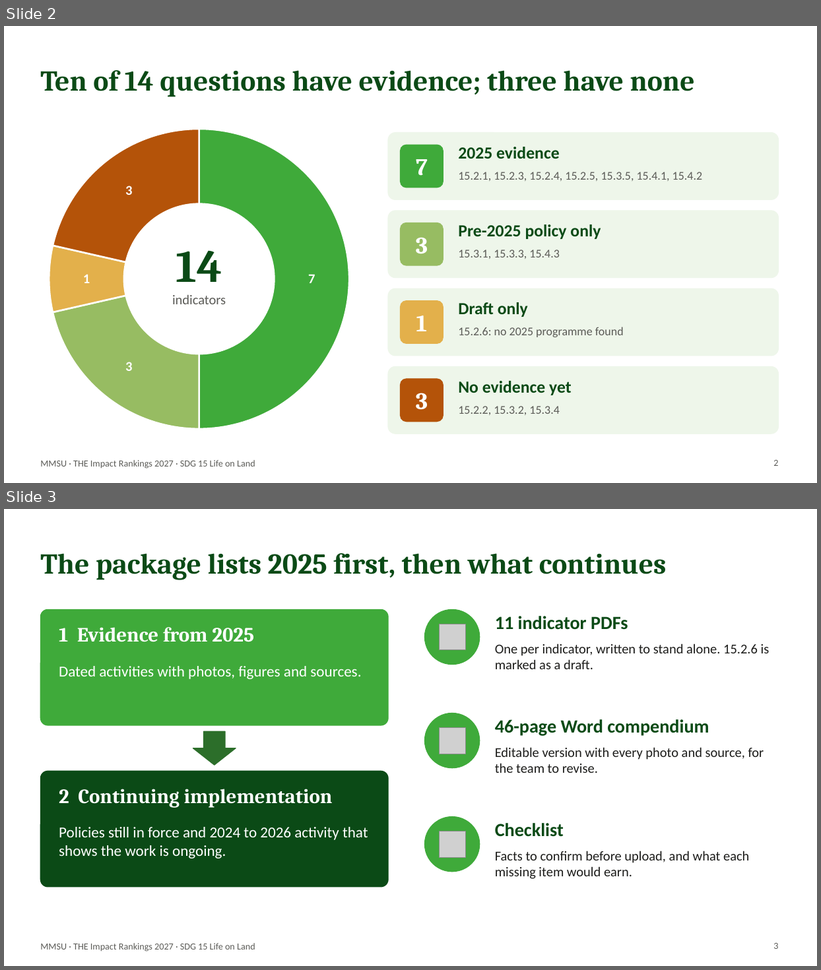
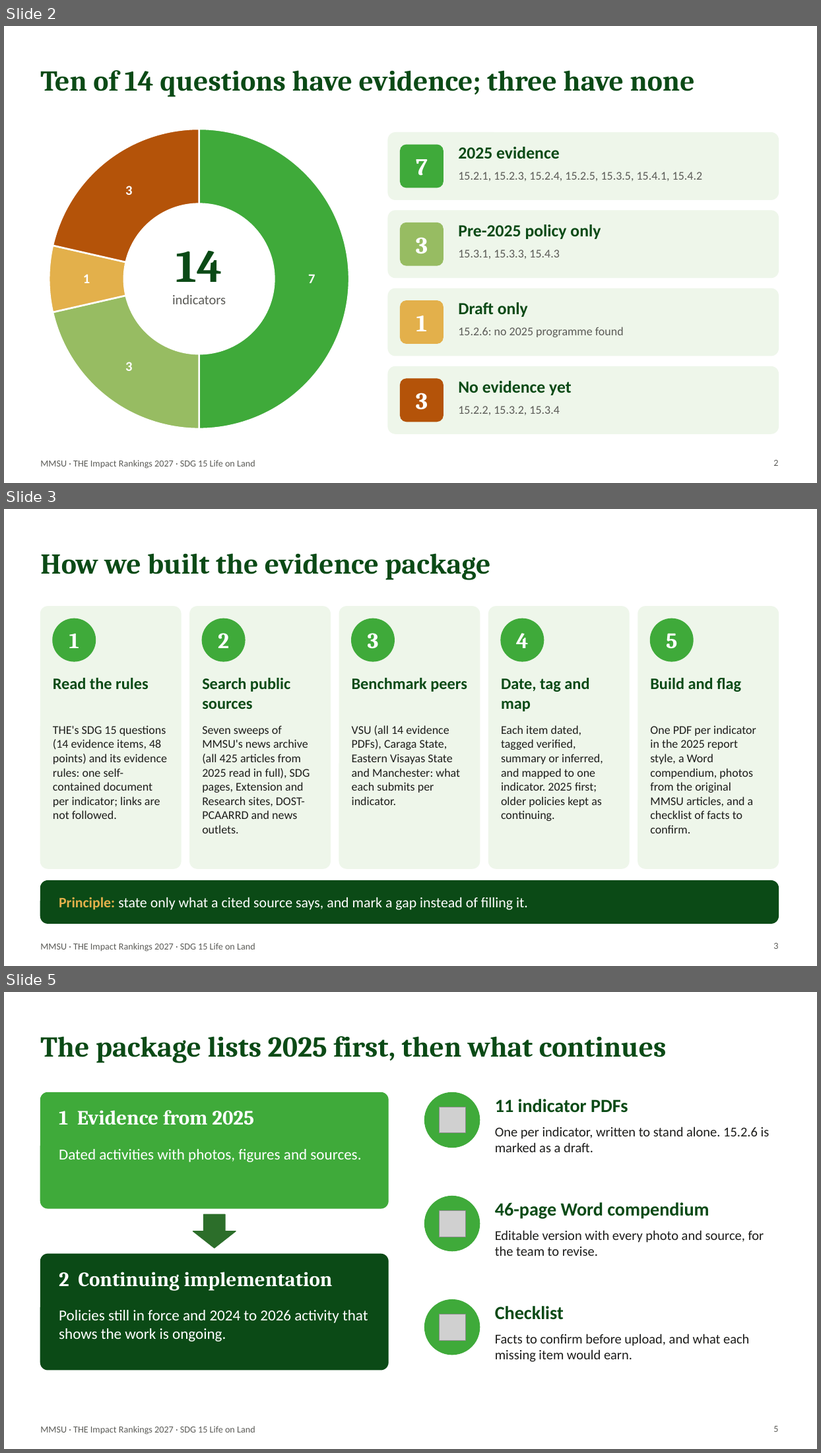
Before and after one commit to BhinoSTV/MMSUGreenDashboard, a slide deck: submission/sdg15/team-update/SDG15_Team_Update_2026-10-30.pptx. Shown one above the other, each under a label of ours: slides 2 and 3 before the commit, slides 2, 3 and 5 after it; the slides between them are not shown. The pictures are 821x970 and 821x1453 pixels, drawn with LibreOffice and Linux fonts; fonts in the diff are those of the drawing; grey boxes stand for pictures. Boxes give left, top, right and bottom in pixels: in the first picture for what was removed or moved away, otherwise in the second. Text is boxed around its words. In the diff, an @@ line names an element or a change of style, - is before the commit and + after.

```diff
--- a/submission/sdg15/team-update/SDG15_Team_Update_2026-10-30.pptx
+++ b/submission/sdg15/team-update/SDG15_Team_Update_2026-10-30.pptx
@@ slide 3 added at (x1=4, y1=509, x2=817, y2=966), background #FFFFFF; not listed: 1 template element that a slide beside it also shows @@
@@ title added at (x1=40, y1=553, x2=490, y2=580), 34 pt, text #0B4A16, bold @@
+How we built the evidence package
@@ rounded rectangle added at (x1=40, y1=607, x2=181, y2=869), fill #EEF6EA, outline #EEF6EA 1 pt @@
@@ rounded rectangle added at (x1=190, y1=607, x2=330, y2=869), fill #EEF6EA, outline #EEF6EA 1 pt @@
@@ rounded rectangle added at (x1=339, y1=607, x2=480, y2=869), fill #EEF6EA, outline #EEF6EA 1 pt @@
@@ rounded rectangle added at (x1=489, y1=607, x2=629, y2=869), fill #EEF6EA, outline #EEF6EA 1 pt @@
@@ rounded rectangle added at (x1=638, y1=607, x2=779, y2=869), fill #EEF6EA, outline #EEF6EA 1 pt @@
@@ ellipse added at (x1=53, y1=619, x2=96, y2=661), fill #3FAA3A, outline #3FAA3A 1 pt @@
@@ ellipse added at (x1=202, y1=619, x2=245, y2=661), fill #3FAA3A, outline #3FAA3A 1 pt @@
@@ ellipse added at (x1=352, y1=619, x2=395, y2=661), fill #3FAA3A, outline #3FAA3A 1 pt @@
@@ ellipse added at (x1=501, y1=619, x2=544, y2=661), fill #3FAA3A, outline #3FAA3A 1 pt @@
@@ ellipse added at (x1=651, y1=619, x2=693, y2=661), fill #3FAA3A, outline #3FAA3A 1 pt @@
@@ text added at (x1=69, y1=633, x2=79, y2=648), 26 pt, text #FFFFFF, bold @@
+1
@@ text added at (x1=218, y1=633, x2=229, y2=648), 26 pt, text #FFFFFF, bold @@
+2
@@ text added at (x1=368, y1=633, x2=379, y2=649), 26 pt, text #FFFFFF, bold @@
+3
@@ text added at (x1=516, y1=633, x2=528, y2=648), 26 pt, text #FFFFFF, bold @@
+4
@@ text added at (x1=666, y1=633, x2=677, y2=649), 26 pt, text #FFFFFF, bold @@
+5
@@ text added at (x1=53, y1=678, x2=149, y2=689), 19 pt, text #0B4A16, bold @@
+Read the rules
@@ text added at (x1=202, y1=678, x2=290, y2=709), 19 pt, text #0B4A16, bold @@
+Search public sources
@@ text added at (x1=352, y1=678, x2=467, y2=692), 19 pt, text #0B4A16, bold @@
+Benchmark peers
@@ text added at (x1=501, y1=678, x2=589, y2=712), 19 pt, text #0B4A16, bold @@
+Date, tag and map
@@ text added at (x1=650, y1=678, x2=741, y2=692), 19 pt, text #0B4A16, bold @@
+Build and flag
@@ text added at (x1=53, y1=725, x2=168, y2=819), 14 pt, text #1D1D1B @@
+THE's SDG 15 questions (14 evidence items, 48 points) and its evidence rules: one self-contained document per indicator; links are not followed.
@@ text added at (x1=202, y1=725, x2=310, y2=834), 14 pt, text #1D1D1B @@
+Seven sweeps of MMSU's news archive (all 425 articles from 2025 read in full), SDG pages, Extension and Research sites, DOST-PCAARRD and news outlets.
@@ text added at (x1=352, y1=725, x2=460, y2=805), 14 pt, text #1D1D1B @@
+VSU (all 14 evidence PDFs), Caraga State, Eastern Visayas State and Manchester: what each submits per indicator.
@@ text added at (x1=501, y1=725, x2=603, y2=821), 14 pt, text #1D1D1B @@
+Each item dated, tagged verified, summary or inferred, and mapped to one indicator. 2025 first; older policies kept as continuing.
@@ text added at (x1=650, y1=725, x2=756, y2=834), 14 pt, text #1D1D1B @@
+One PDF per indicator in the 2025 report style, a Word compendium, photos from the original MMSU articles, and a checklist of facts to confirm.
@@ rounded rectangle added at (x1=40, y1=881, x2=779, y2=923), fill #0B4A16, outline #0B4A16 1 pt @@
@@ text added at (x1=59, y1=897, x2=528, y2=910), 17 pt, text #FFFFFF @@
+Principle: state only what a cited source says, and mark a gap instead of filling it.
@@ page number added at (x1=774, y1=943, x2=778, y2=949), 11 pt, text #5B5B57 @@
+3
@@ what was slide 3 is now slide 5 @@
@@ page number at (x1=774, y1=1426, x2=778, y2=1432): text changed @@
-3
+5
```
Also in this commit, not shown: 1 other slide added, 1 other file.
